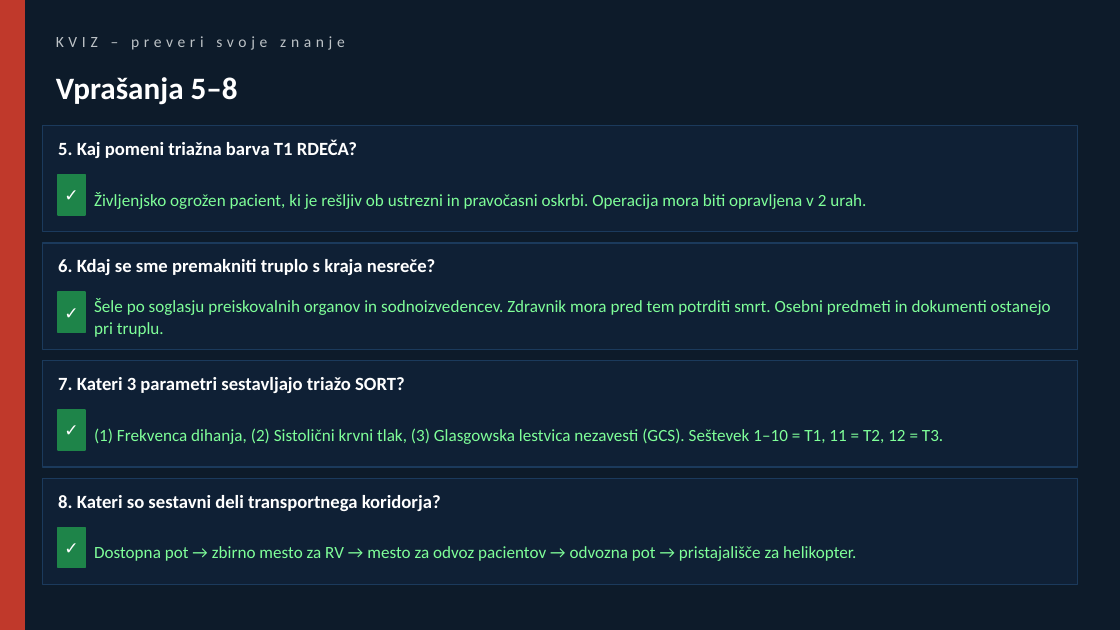
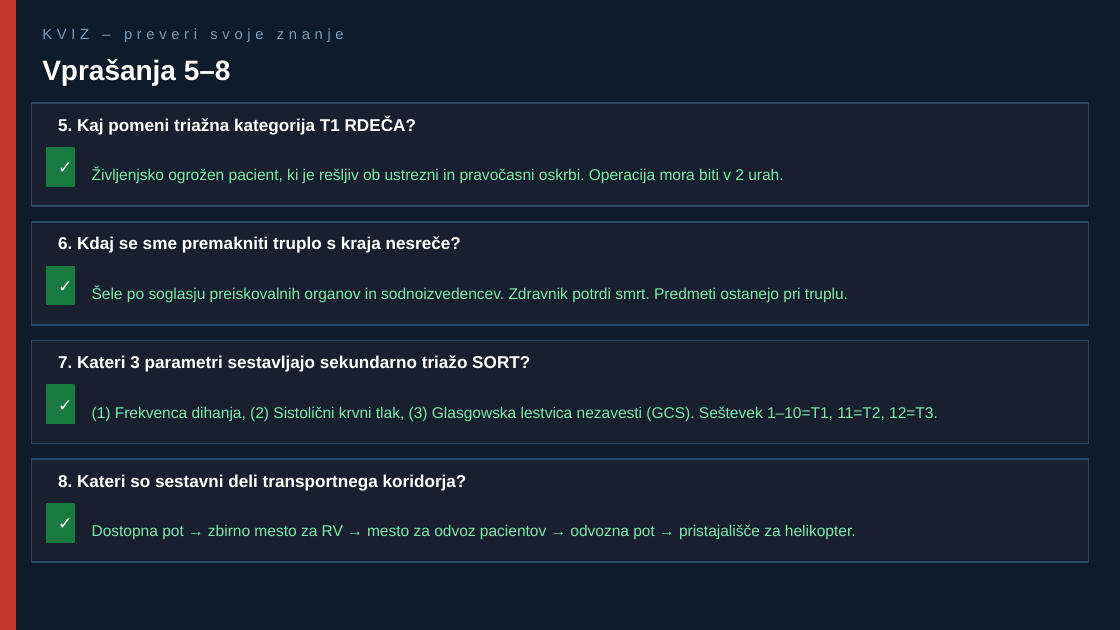
Before and after one commit to graicevic123/pnmp.github.io, a slide deck: slide 13 of Gasilci_Mnozicne_Nesrece_Predbolnisnicna_Raven.pptx (slide 22 before the commit). Drawn at 1120x630 pixels with LibreOffice and Linux fonts; fonts in the diff are those of the drawing. Boxes give left, top, right and bottom in pixels: in the first picture for what was removed or moved away, otherwise in the second. Text is boxed around its words. In the diff, an @@ line names an element or a change of style, - is before the commit and + after.

```diff
--- a/Gasilci_Mnozicne_Nesrece_Predbolnisnicna_Raven.pptx
+++ b/Gasilci_Mnozicne_Nesrece_Predbolnisnicna_Raven.pptx
@@ rectangle: place and size @@
-rectangle at [0, 0, 25, 629]
+rectangle at [0, 0, 16, 629]
@@ text "KVIZ – preveri svoje znanje": place and size @@
-text "KVIZ – preveri svoje znanje" at [56, 36, 345, 50]
+text "KVIZ – preveri svoje znanje" at [42, 28, 344, 42]
@@ text "KVIZ – preveri svoje znanje" at [42, 28, 344, 42]: size 10 to 9.5 pt, font Calibri to Arial, text colour #BDC3C7 to #7A9AB5 @@
@@ text "Vprašanja 5–8": place and size @@
-text "Vprašanja 5–8" at [56, 77, 238, 105]
+text "Vprašanja 5–8" at [42, 59, 231, 85]
@@ text "Vprašanja 5–8" at [42, 59, 231, 85]: size 20 to 18 pt, font Calibri to Arial @@
@@ fill #0F2035 to #182030; outline #1B3A5C 0.75 pt to #2E4A60 1 pt in 4 elements at [31, 459, 1089, 562], [31, 340, 1089, 444], [31, 222, 1089, 325], [31, 103, 1089, 206] @@
@@ rectangle: place and size @@
-rectangle at [43, 125, 1077, 232]
+rectangle at [31, 103, 1089, 206]
@@ text at [58, 117, 416, 135]: text changed; size 12 to 11 pt; font Calibri to Arial @@
-5. Kaj pomeni triažna barva T1 RDEČA?
+5. Kaj pomeni triažna kategorija T1 RDEČA?
@@ 4 texts, 4 rectangles: place and size @@
-4 texts, 4 rectangles at [58, 175, 85, 568]
+4 texts, 4 rectangles at [47, 148, 74, 542]
@@ font Calibri to Arial in 4 elements at [47, 504, 74, 542], [47, 385, 74, 423], [47, 267, 74, 305], [47, 148, 74, 186] @@
@@ fill #1E8449 to #1A7A40; outline #1E8449 1 pt to #1A7A40 1 pt in 4 elements at [47, 504, 74, 542], [47, 385, 74, 423], [47, 267, 74, 305], [47, 148, 74, 186] @@
@@ text at [92, 168, 783, 184]: text changed; size 11 to 10 pt; font Calibri to Arial; text colour #7FFF99 to #7FE8A8 @@
-Življenjsko ogrožen pacient, ki je rešljiv ob ustrezni in pravočasni oskrbi. Operacija mora biti opravljena v 2 urah.
+Življenjsko ogrožen pacient, ki je rešljiv ob ustrezni in pravočasni oskrbi. Operacija mora biti v 2 urah.
@@ rectangle: place and size @@
-rectangle at [43, 243, 1077, 349]
+rectangle at [31, 222, 1089, 325]
@@ text "6. Kdaj se sme premakniti ..." at [58, 236, 461, 253]: size 12 to 11 pt, font Calibri to Arial @@
@@ text "6. Kdaj se sme premakniti ...": place and size @@
-text "6. Kdaj se sme premakniti ..." at [58, 259, 435, 275]
+text "6. Kdaj se sme premakniti ..." at [58, 236, 461, 253]
@@ text at [92, 286, 848, 302]: text changed; size 11 to 10 pt; font Calibri to Arial; text colour #7FFF99 to #7FE8A8 @@
-Šele po soglasju preiskovalnih organov in sodnoizvedencev. Zdravnik mora pred tem potrditi smrt. Osebni predmeti in dokumenti ostanejo pri truplu.
+Šele po soglasju preiskovalnih organov in sodnoizvedencev. Zdravnik potrdi smrt. Predmeti ostanejo pri truplu.
@@ rectangle: place and size @@
-rectangle at [43, 361, 1077, 467]
+rectangle at [31, 340, 1089, 444]
@@ text at [58, 355, 530, 372]: text changed; size 12 to 11 pt; font Calibri to Arial @@
-7. Kateri 3 parametri sestavljajo triažo SORT?
+7. Kateri 3 parametri sestavljajo sekundarno triažo SORT?
@@ text at [92, 406, 938, 421]: text changed; size 11 to 10 pt; font Calibri to Arial; text colour #7FFF99 to #7FE8A8 @@
-(1) Frekvenca dihanja, (2) Sistolični krvni tlak, (3) Glasgowska lestvica nezavesti (GCS). Seštevek 1–10 = T1, 11 = T2, 12 = T3.
+(1) Frekvenca dihanja, (2) Sistolični krvni tlak, (3) Glasgowska lestvica nezavesti (GCS). Seštevek 1–10=T1, 11=T2, 12=T3.
@@ rectangle: place and size @@
-rectangle at [43, 478, 1077, 585]
+rectangle at [31, 459, 1089, 562]
@@ text "8. Kateri so sestavni deli ...": place and size @@
-text "8. Kateri so sestavni deli ..." at [58, 495, 441, 511]
+text "8. Kateri so sestavni deli ..." at [58, 474, 467, 491]
@@ text "8. Kateri so sestavni deli ..." at [58, 474, 467, 491]: size 12 to 11 pt, font Calibri to Arial @@
@@ text "Dostopna pot → zbirno mesto ...": place and size @@
-text "Dostopna pot → zbirno mesto ..." at [94, 546, 856, 561]
+text "Dostopna pot → zbirno mesto ..." at [92, 524, 856, 540]
@@ text "Dostopna pot → zbirno mesto ..." at [92, 524, 856, 540]: size 11 to 10 pt, font Calibri to Arial, text colour #7FFF99 to #7FE8A8 @@
```
Also in this commit, not shown: 13 other slides changed, 9 slides removed, 4 other files.
